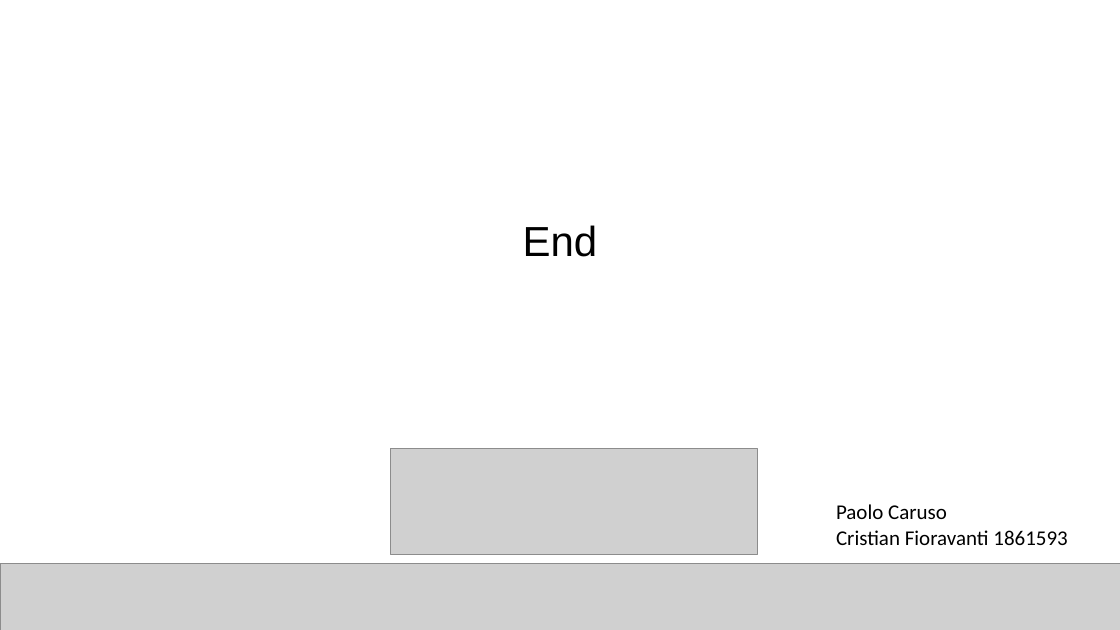
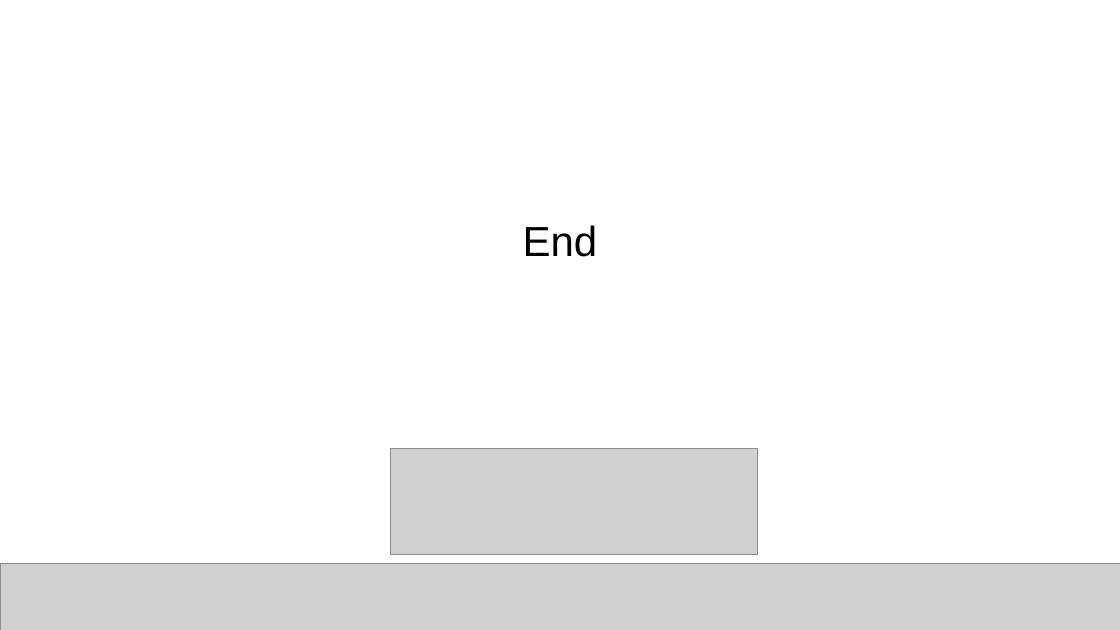
Before and after one commit to Cristian-Fioravanti/Visual-Analytics, a slide deck: slide 26 of Visual Analytics.pptx (slide 24 before the commit). Drawn at 1120x630 pixels with LibreOffice and Linux fonts; fonts in the diff are those of the drawing; grey boxes stand for pictures. Boxes give left, top, right and bottom in pixels: in the first picture for what was removed or moved away, otherwise in the second. Text is boxed around its words. In the diff, an @@ line names an element or a change of style, - is before the commit and + after.

```diff
--- a/Visual Analytics.pptx
+++ b/Visual Analytics.pptx
@@ text removed at [836, 504, 1067, 545] @@
-Paolo Caruso
-Cristian Fioravanti 1861593
```
Also in this commit, not shown: 2 other slides changed, 2 slides added.
